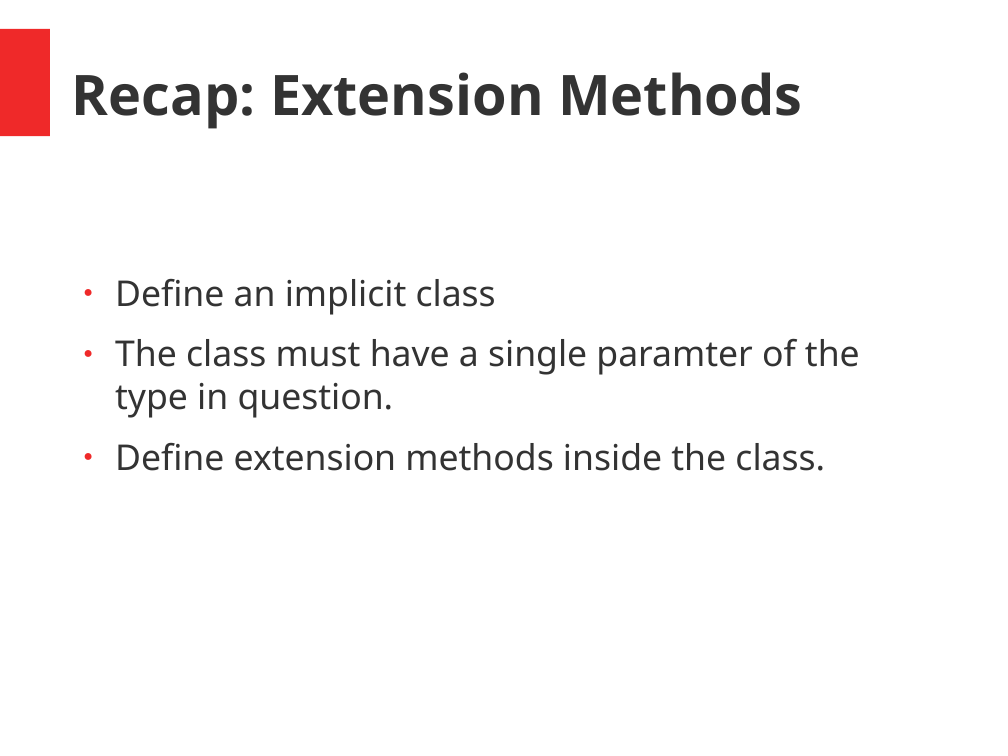
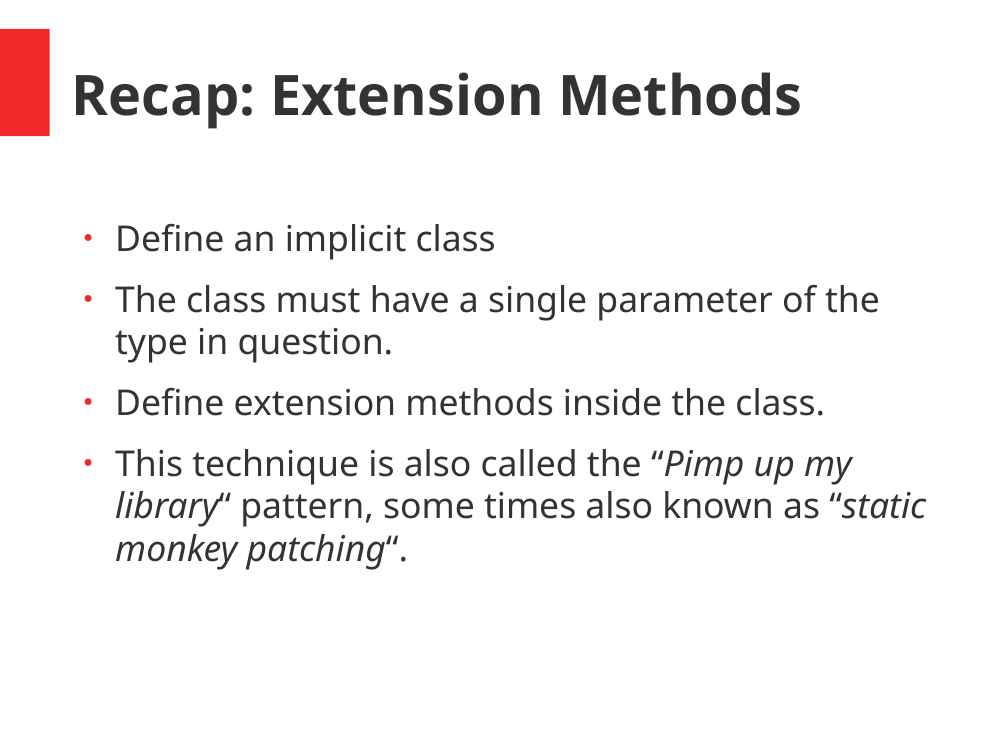
Before and after one commit to hermannhueck/typeclasses, a slide deck: slide 5 of Slides/TypeClasses.pptx. Drawn at 1008x756 pixels with LibreOffice and Linux fonts; fonts in the diff are those of the drawing. Boxes give left, top, right and bottom in pixels: in the first picture for what was removed or moved away, otherwise in the second. Text is boxed around its words. In the diff, an @@ line names an element or a change of style, - is before the commit and + after.

```diff
--- a/Slides/TypeClasses.pptx
+++ b/Slides/TypeClasses.pptx
@@ text at (115, 285, 880, 363): text changed @@
-● The class must have a single paramter of the type in question.
+● The class must have a single parameter of the type in question.
@@ text at (115, 449, 926, 570): paragraph added @@
+● This technique is also called the “Pimp up my library“ pattern, some times also known as “static monkey patching“.
```
Also in this commit, not shown: 29 other slides changed, 3 slides added, 1 other file.
